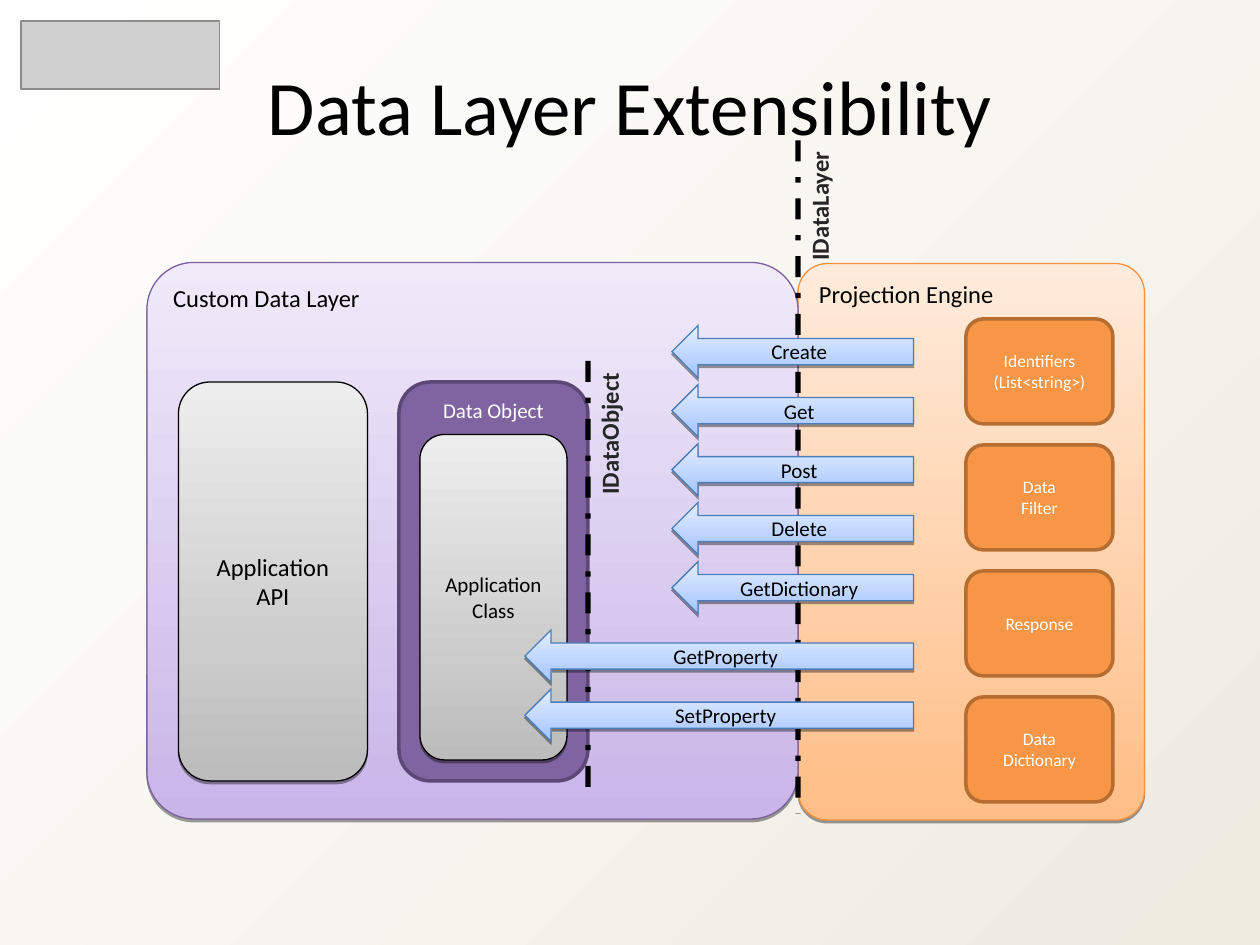
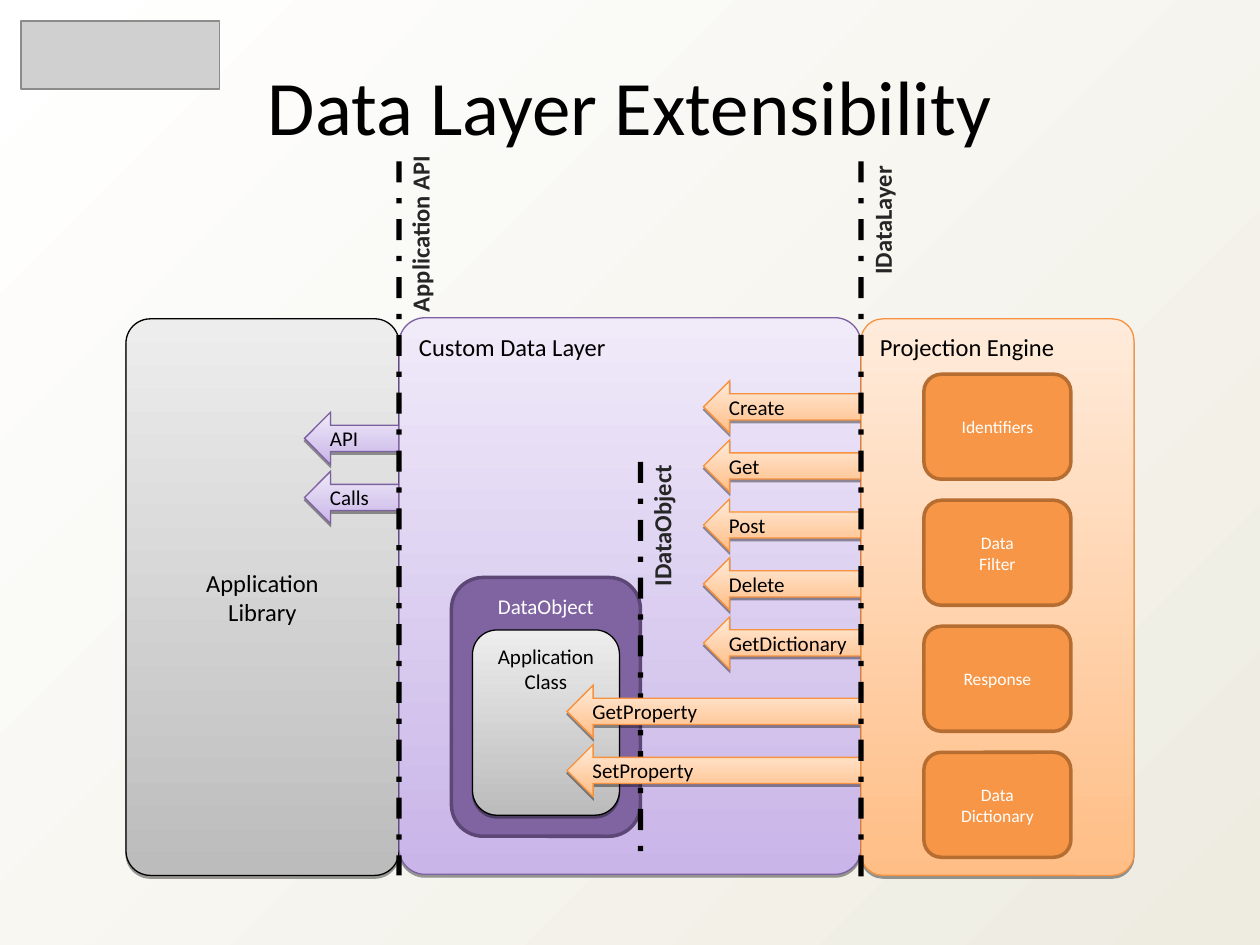
Before and after one commit to heyena/iring-tools, a slide deck: slide 12 of trunk/Documentation/iRINGTools_Overview_v2.1.0.ppt. Drawn at 1260x945 pixels with LibreOffice and Linux fonts; fonts in the diff are those of the drawing; grey boxes stand for pictures. Boxes give left, top, right and bottom in pixels: in the first picture for what was removed or moved away, otherwise in the second. Text is boxed around its words. In the diff, an @@ line names an element or a change of style, - is before the commit and + after.

```diff
--- a/trunk/Documentation/iRINGTools_Overview_v2.1.0.ppt
+++ b/trunk/Documentation/iRINGTools_Overview_v2.1.0.ppt
@@ group added at (x1=305, y1=159, x2=862, y2=876): 2 left arrows, 2 freeform shapes, 1 text, 1 line @@
+API
+Calls
+Custom Data Layer
+DataObject
+Application API
@@ text "IDataLayer" moved from (x1=806, y1=162, x2=836, y2=258) to (x1=869, y1=176, x2=899, y2=272) @@
@@ line moved from (798, 140) - (798, 814) to (861, 161) - (861, 882) @@
@@ rounded rectangle removed at (x1=147, y1=262, x2=799, y2=819) @@
-Custom Data Layer
@@ freeform shape "Application Library" resized from (x1=179, y1=382, x2=368, y2=781) to (x1=126, y1=319, x2=399, y2=876) @@
@@ freeform shape "Projection Engine" resized from (x1=798, y1=263, x2=1144, y2=820) to (x1=861, y1=319, x2=1134, y2=876) @@
@@ freeform shape removed at (x1=399, y1=382, x2=588, y2=781) @@
-Data Object
@@ left arrow "Create" resized from (x1=672, y1=325, x2=914, y2=377) to (x1=703, y1=381, x2=976, y2=432) @@
@@ 4 rounded rectangles moved together from (x1=966, y1=319, x2=1114, y2=801) to (x1=924, y1=374, x2=1071, y2=857) @@
@@ left arrow "Get" resized from (x1=672, y1=384, x2=914, y2=436) to (x1=703, y1=440, x2=976, y2=491) @@
@@ text in rounded rectangle at (x1=962, y1=421, x2=1033, y2=433): text changed @@
-Identifiers (List<string>)
+Identifiers
@@ line moved from (588, 360) - (588, 801) to (640, 462) - (640, 857) @@
@@ text "IDataObject" moved from (x1=596, y1=385, x2=626, y2=491) to (x1=648, y1=477, x2=678, y2=583) @@
@@ left arrow "Post" resized from (x1=672, y1=444, x2=914, y2=495) to (x1=703, y1=499, x2=976, y2=551) @@
@@ left arrow "Delete" resized from (x1=672, y1=503, x2=914, y2=554) to (x1=703, y1=558, x2=976, y2=610) @@
@@ text in freeform shape at (x1=206, y1=575, x2=318, y2=625): text changed @@
-Application
-API
+Application
+Library
@@ alignment centre to left; fill gradient #A3C4FF to #E5EEFF to gradient #FFBE86 to #FFEBDB; outline #4A7EBB 0.74 pt to #F69240 0.74 pt in 7 elements at (x1=567, y1=685, x2=976, y2=737), (x1=567, y1=745, x2=976, y2=796), (x1=703, y1=381, x2=976, y2=432), (x1=703, y1=558, x2=976, y2=610), (x1=703, y1=499, x2=976, y2=551), (x1=703, y1=440, x2=976, y2=491), (x1=703, y1=617, x2=976, y2=669) @@
@@ left arrow "GetDictionary" resized from (x1=672, y1=562, x2=914, y2=614) to (x1=703, y1=617, x2=976, y2=669) @@
@@ freeform shape "Application Class" resized from (x1=420, y1=435, x2=567, y2=760) to (x1=472, y1=630, x2=620, y2=815) @@
@@ freeform shape "Application Class" at (x1=472, y1=630, x2=620, y2=815): vertical alignment middle to top @@
@@ left arrow "GetProperty" resized from (x1=525, y1=630, x2=914, y2=682) to (x1=567, y1=685, x2=976, y2=737) @@
@@ left arrow "SetProperty" resized from (x1=525, y1=689, x2=914, y2=741) to (x1=567, y1=745, x2=976, y2=796) @@
```
Also in this commit, not shown: 3 other slides changed.
